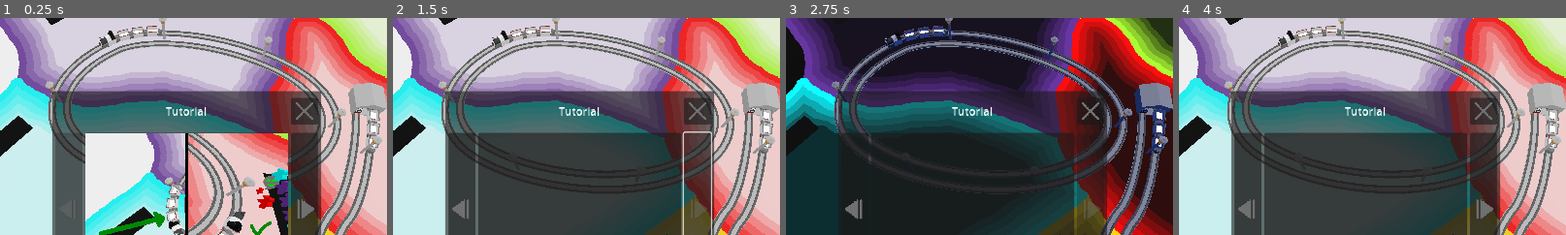
Above: before the commit, frames 1-4 (left to right).
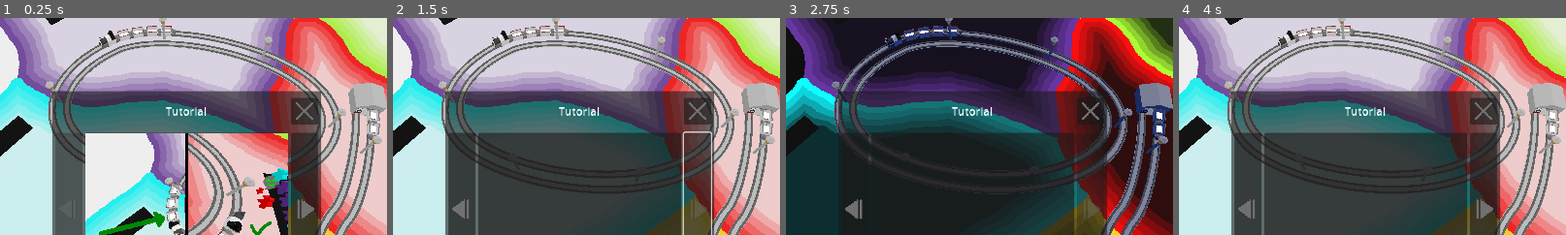
Above: after the commit, the same moments.

Repository: squirrelsoftcompany/LD54
Game: Godot game, scene res://_scenes/levels/level_2.tscn
Two runs of this game, one before a commit and one after it. Both use one fixed random seed, a clock stepped at 60 frames per second and the inputs below. This scene is started directly instead of the project's main scene.
Inputs (mouse positions are % of the whole screen's width and height, from its top left):
- Up to frame 1 (0.25 s): no input
- Up to frame 2 (1.5 s): click (65, 54) at 0.5 s; click (65, 54) at 1.25 s
- Up to frame 3 (2.75 s): click (4, 5) at 2 s
- Up to frame 4 (4 s): click (35, 54) at 2.75 s; click (4, 5) at 3.5 s
The pictures show only the part of the screen within x 26-76%, y 10-60%; the shares and areas given below are measured in that part.

The runs differ from the first frame. In frame 1, 0.2% of the frame differs, in the area x 40-98%, y 3-63%; in frame 2, 0.2%; in frame 3, 0.3%; in frame 4, 0.2%.

Commit message:
balance wagons

Diff:
--- a/_scenes/levels/level_2.tscn
+++ b/_scenes/levels/level_2.tscn
@@ -30,18 +30,20 @@
 distance = 139.315
 
 [node name="railway" parent="." index="4" instance=ExtResource("2_mpeyy")]
-curve = SubResource("Curve3D_ptiw3")
+curve = SubResource("Curve3D_mw3lg")
 
 [node name="Train" parent="railway" index="4" instance=ExtResource("3_wxidi")]
-transform = Transform3D(0.500312, 0, -0.865845, 0, 1, 0, 0.865845, 0, 0.500312, -153.982, 0, -50.3629)
+transform = Transform3D(0.500313, 0, -0.865844, 0, 1, 0, 0.865844, 0, 0.500313, -153.982, 0, -50.3629)
+wagon_count = 4
 backward = true
 pause_at_end = 0.0
 
 [node name="railway2" parent="." index="5" instance=ExtResource("2_mpeyy")]
-curve = SubResource("Curve3D_uipts")
+curve = SubResource("Curve3D_bccen")
 
 [node name="Train" parent="railway2" index="4" instance=ExtResource("3_wxidi")]
-transform = Transform3D(-0.997242, 0, 0.0742247, 0, 1, 0, -0.0742247, 0, -0.997242, -15.099, 0, -9.54066)
+transform = Transform3D(-0.997242, 0, 0.0742248, 0, 1, 0, -0.0742248, 0, -0.997242, -15.099, 0, -9.54066)
+wagon_count = 2
 ping_pong = true
 pause_at_end = 0.0
 
Not shown: 2 places in _scenes/levels/level_2.tscn that only renumber resources
